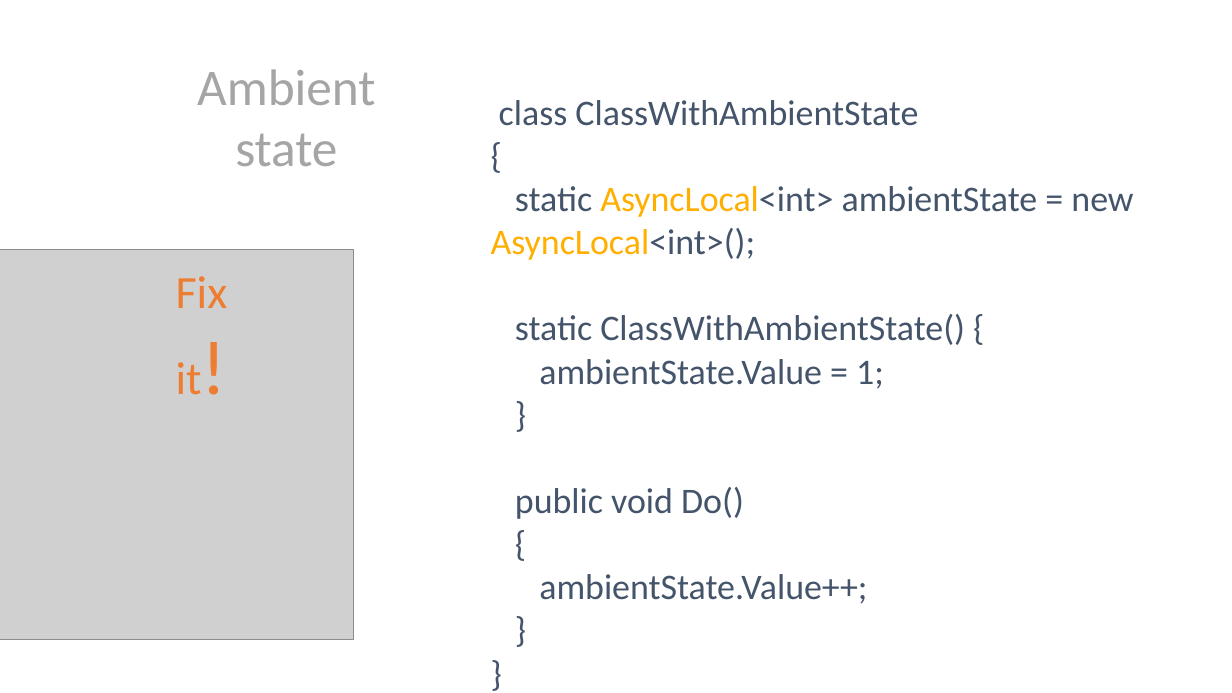
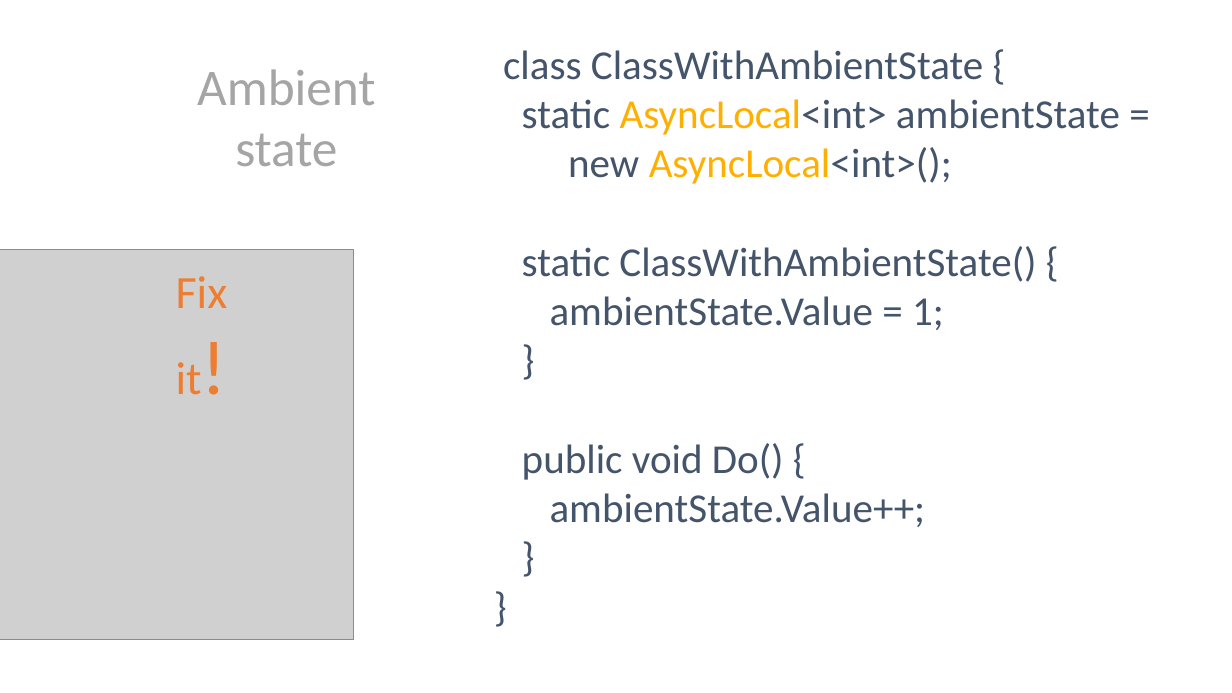
Before and after one commit to danielmarbach/RearchitectTowardsAsyncAwait, a slide deck: slide 45 of presentation.pptx (slide 46 before the commit). Drawn at 1232x693 pixels with LibreOffice and Linux fonts; fonts in the diff are those of the drawing; grey boxes stand for pictures. Boxes give left, top, right and bottom in pixels: in the first picture for what was removed or moved away, otherwise in the second. Text is boxed around its words. In the diff, an @@ line names an element or a change of style, - is before the commit and + after.

```diff
--- a/presentation.pptx
+++ b/presentation.pptx
@@ text "class ClassWithAmbientState {": place and size @@
-text "class ClassWithAmbientState {" at [491, 100, 1133, 604]
+text "class ClassWithAmbientState {" at [503, 50, 1120, 527]
@@ text at [503, 50, 983, 80]: text changed; size 28 to 32 pt @@
-class ClassWithAmbientState
-{
+class ClassWithAmbientState {
@@ text at [522, 99, 1120, 527]: size 28 to 32 pt in "static AsyncLocal<int> ambientState = new AsyncLocal<int>();", "static ClassWithAmbientState() { ambientState.Value = 1; }", "ambientState.Value++;", "}" and 1 more places @@
@@ text at [522, 443, 784, 480]: text changed; size 28 to 32 pt @@
-public void Do()
-{
+public void Do() {
```
Also in this commit, not shown: 17 other slides changed, 8 slides added, 8 slides removed, 1 other file.
